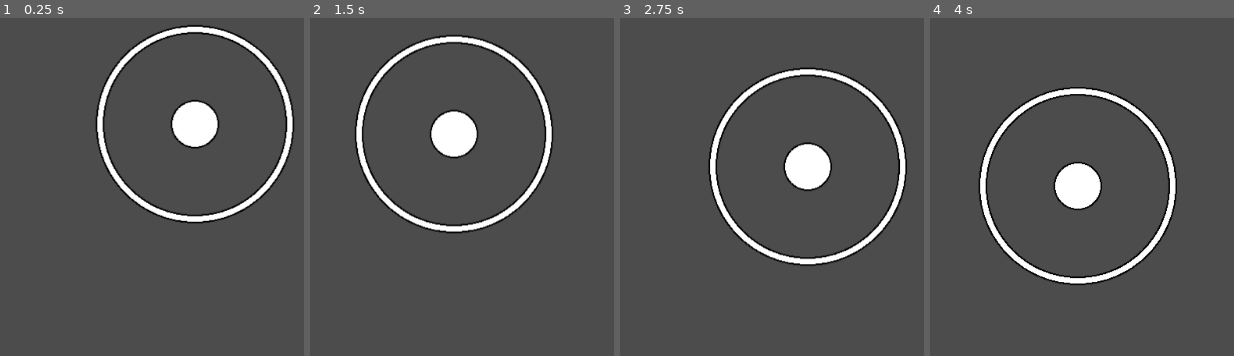
Above: before the commit, frames 1-4 (left to right).
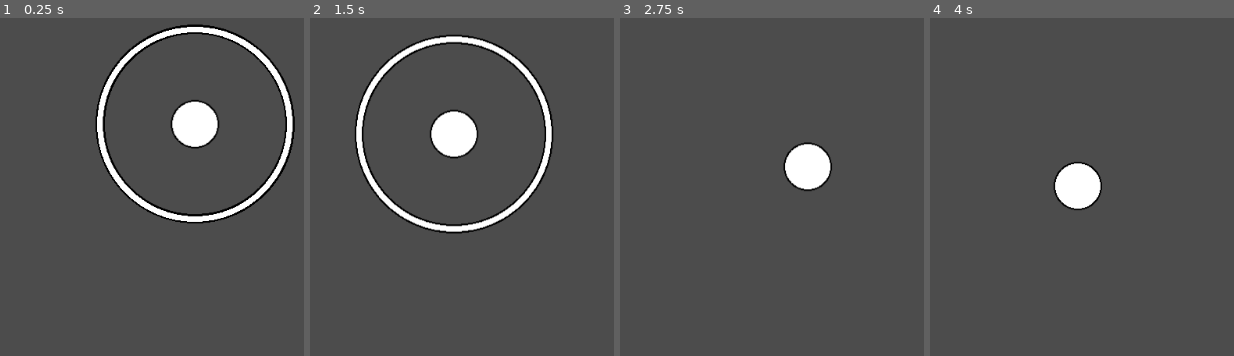
Above: after the commit, the same moments.

Repository: Beetron/2dgolf
Game: Godot game, scene res://Test.tscn
Same seed, same stepped clock (60 frames per second), same inputs: the game is played once before the commit and once after it.
Inputs (mouse positions are in pixels of both pictures, inside the frame that each line leads up to):
- Up to frame 1 (0.25 s): no input
- Up to frame 2 (1.5 s): tap Enter at 0.5 s; move the mouse to (outside the picture) at 0.52 s; click (outside the picture) at 0.67 s; move the mouse to (outside the picture) at 1.27 s; click (outside the picture) at 1.42 s
- Up to frame 3 (2.75 s): move the mouse to (851, 18) at 2.02 s; click (851, 18) at 2.17 s
- Up to frame 4 (4 s): move the mouse to (1042, 214) at 2.77 s; click (1042, 214) at 2.92 s; move the mouse to (outside the picture) at 3.52 s; click (outside the picture) at 3.67 s

The runs differ from the first frame. In frame 1, 1.4% of the frame differs, in the area x 31-98%, y 1-61%; in frame 2, 0.2%; in frame 3, 4.9%; in frame 4, 5.0%, in the area x 15-82%, y 20-79%.

Commit message:
Added control ring transparency

Diff:
--- a/Ball.gd
+++ b/Ball.gd
@@ -2,6 +2,7 @@
 
 export var frictionSlowdown = 0.03
 export var power = 3
+onready var ring = $"Control Ring"
 
 var hitThreshold = 125 #Not sure how to get access to the edge of the ring directly
 
@@ -10,12 +11,15 @@
 	pass # Replace with function body.
 
 func _input(event):
-	if event is InputEventMouseButton and event.button_index == BUTTON_LEFT and not event.pressed:
-
-		#Execute a hit if within the threshold of the ring
-		if(self.global_position.distance_to(event.global_position) > hitThreshold):
-			var hit = self.global_position - event.global_position
-			apply_central_impulse(hit)
+	if (event is InputEventMouseButton and event.button_index == BUTTON_LEFT):
+		if (event.pressed):
+			ring.visible = true
+		else:
+			#Execute a hit if within the threshold of the ring
+			if (self.global_position.distance_to(event.global_position) > hitThreshold):
+				var hit = self.global_position - event.global_position
+				apply_central_impulse(hit)
+				ring.visible = false
 	return
 
 func _integrate_forces(state):
@@ -24,5 +28,8 @@
 	return
 
 # Called every frame. 'delta' is the elapsed time since the previous frame.
-#func _process(delta):
-#	pass
+func _process(delta):
+	var distance = self.global_position.distance_to(get_viewport().get_mouse_position())
+	print(distance / hitThreshold)
+	ring.modulate.a = distance / hitThreshold
+	pass
